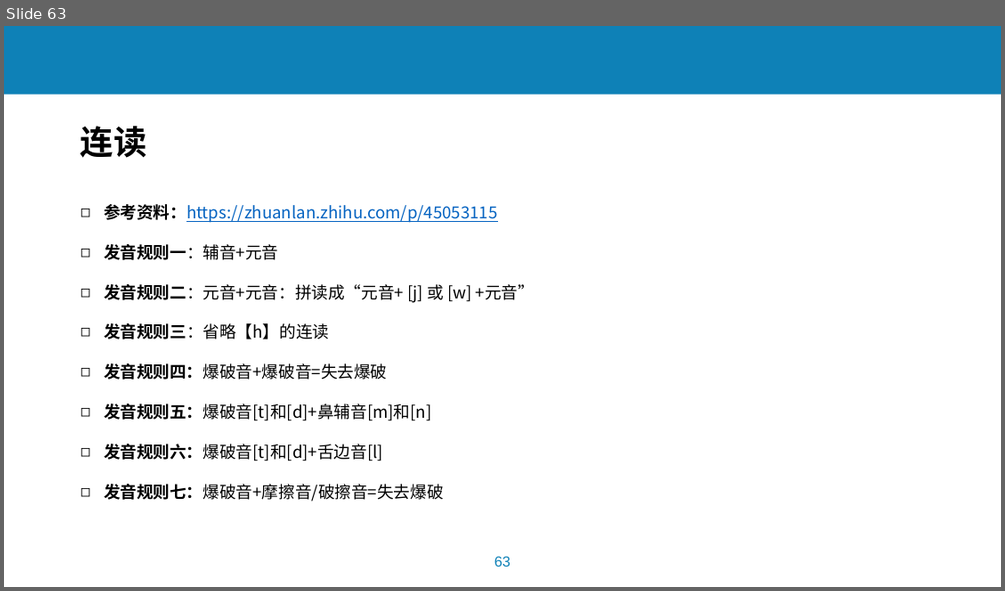
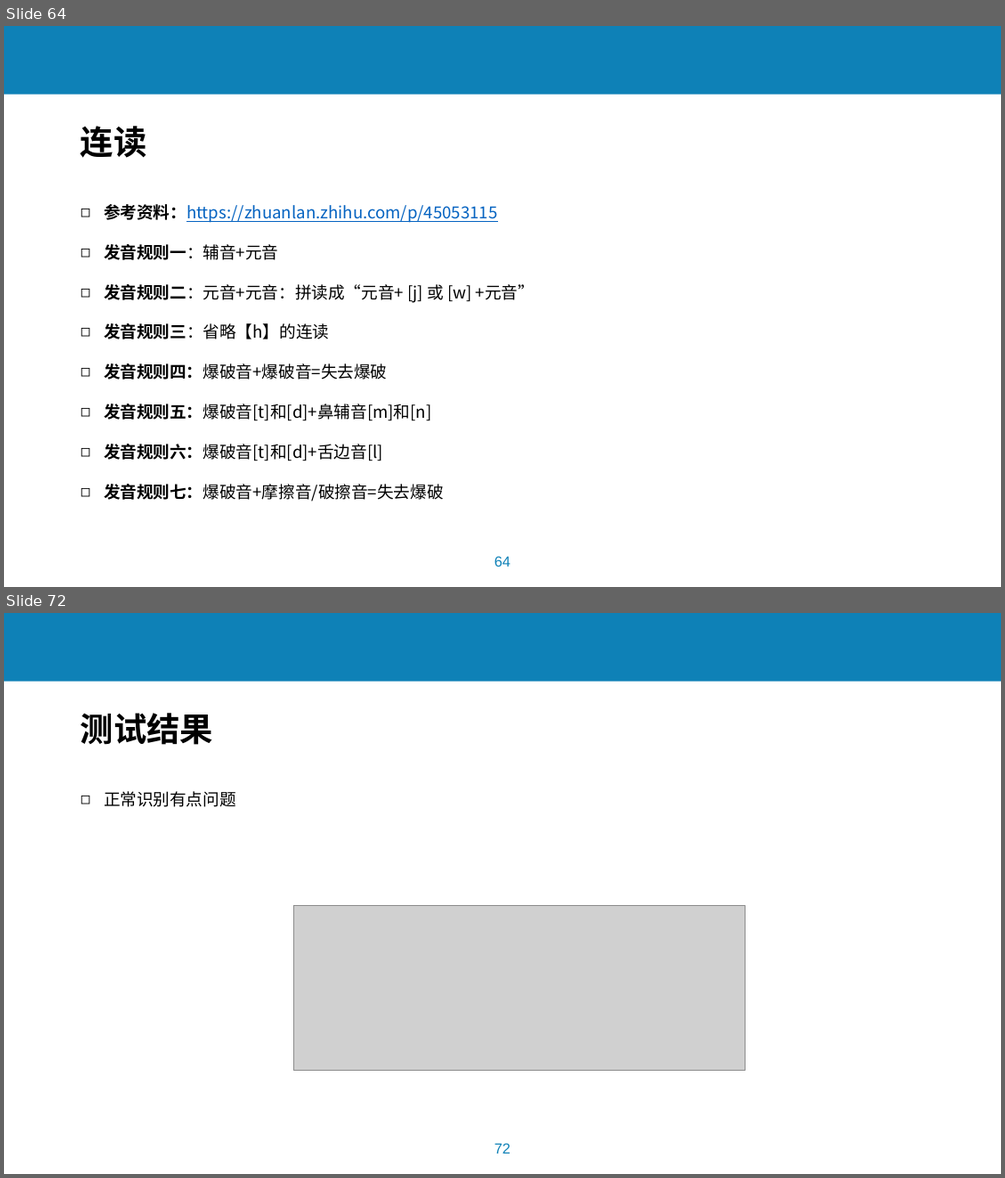
Before and after one commit to lchmoxing/audio_tsm_test, a slide deck: documents/基于音频预处理过程的语音识别系统攻击3.0.pptx. Shown one above the other, each under a label of ours: slide 63 before the commit, slides 64 and 72 after it; the slides between them are not shown. The pictures are 1005x591 and 1005x1178 pixels, drawn with LibreOffice and Linux fonts; fonts in the diff are those of the drawing; grey boxes stand for pictures; background and template pictures are left out. Boxes give left, top, right and bottom in pixels: in the first picture for what was removed or moved away, otherwise in the second. Text is boxed around its words. In the diff, an @@ line names an element or a change of style, - is before the commit and + after.

```diff
--- a/documents/基于音频预处理过程的语音识别系统攻击3.0.pptx
+++ b/documents/基于音频预处理过程的语音识别系统攻击3.0.pptx
@@ slide 72 added at (4, 613, 1001, 1174), background #FFFFFF; not listed: 2 template elements that a slide beside it also shows @@
@@ text added at (81, 713, 213, 745), 32 pt, text #000000, bold @@
+测试结果
@@ text added at (104, 791, 236, 807), 16 pt, text #000000 @@
+◻ 正常识别有点问题
@@ picture added at (294, 906, 745, 1070) @@
@@ what was slide 63 is now slide 64 @@
@@ page number at (494, 556, 510, 566): text changed @@
-63
+64
```
Also in this commit, not shown: 1 slide changed, 8 other slides added.
